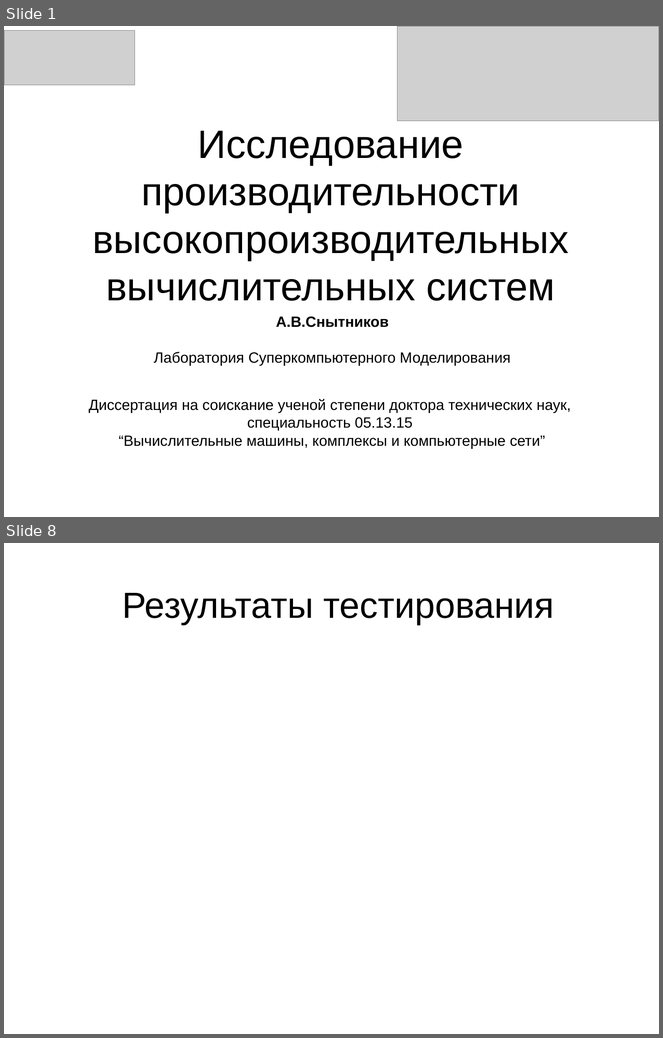
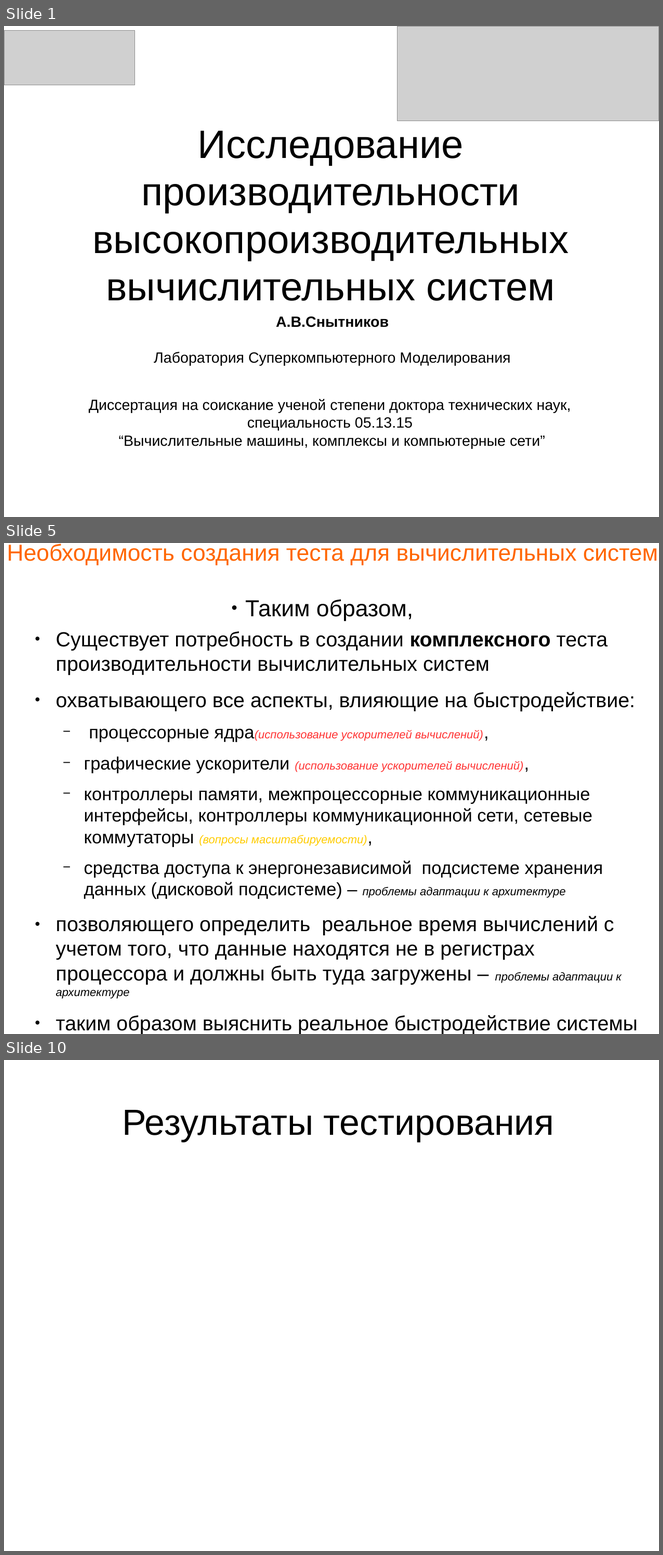
Before and after one commit to snytav/Russian-Phd-LaTeX-Dissertation-Template, a slide deck: Presentation/seminar_hydro_21_SnytnikovAV.odp. Shown one above the other, each under a label of ours: slides 1 and 8 before the commit, slides 1, 5 and 10 after it; the slides between them are not shown. The pictures are 663x1038 and 663x1555 pixels, drawn with LibreOffice and Linux fonts; fonts in the diff are those of the drawing; grey boxes stand for pictures. Boxes give left, top, right and bottom in pixels: in the first picture for what was removed or moved away, otherwise in the second. Text is boxed around its words. In the diff, an @@ line names an element or a change of style, - is before the commit and + after.

```diff
--- a/Presentation/seminar_hydro_21_SnytnikovAV.odp
+++ b/Presentation/seminar_hydro_21_SnytnikovAV.odp
@@ slide 5 added at bbox=[4, 543, 659, 1034], background #FFFFFF @@
@@ text added at bbox=[7, 544, 658, 621], 28 pt, text #FF6600 @@
+● Необходимость создания теста для вычислительных систем
+● Таким образом,
@@ text added at bbox=[56, 631, 638, 1034], 24.8 pt, text #000000 @@
+● Существует потребность в создании комплексного теста производительности вычислительных систем
+● охватывающего все аспекты, влияющие на быстродействие:
+  − процессорные ядра(использование ускорителей вычислений),
+  − графические ускорители (использование ускорителей вычислений),
+  − контроллеры памяти, межпроцессорные коммуникационные интерфейсы, контроллеры коммуникационной сети, сетевые коммутаторы (вопросы масштабируемости),
+  − средства доступа к энергонезависимой подсистеме хранения данных (дисковой подсистеме) – проблемы адаптации к архитектуре
+● позволяющего определить реальное время вычислений с учетом того, что данные находятся не в регистрах процессора и должны быть туда загружены – проблемы адаптации к архитектуре
+● таким образом выяснить реальное быстродействие системы на широком спектре задач математического моделирования.
@@ what was slide 8 is now slide 10 @@
```
Also in this commit, not shown: 7 other slides added, 6 slides removed, 4 other files.
